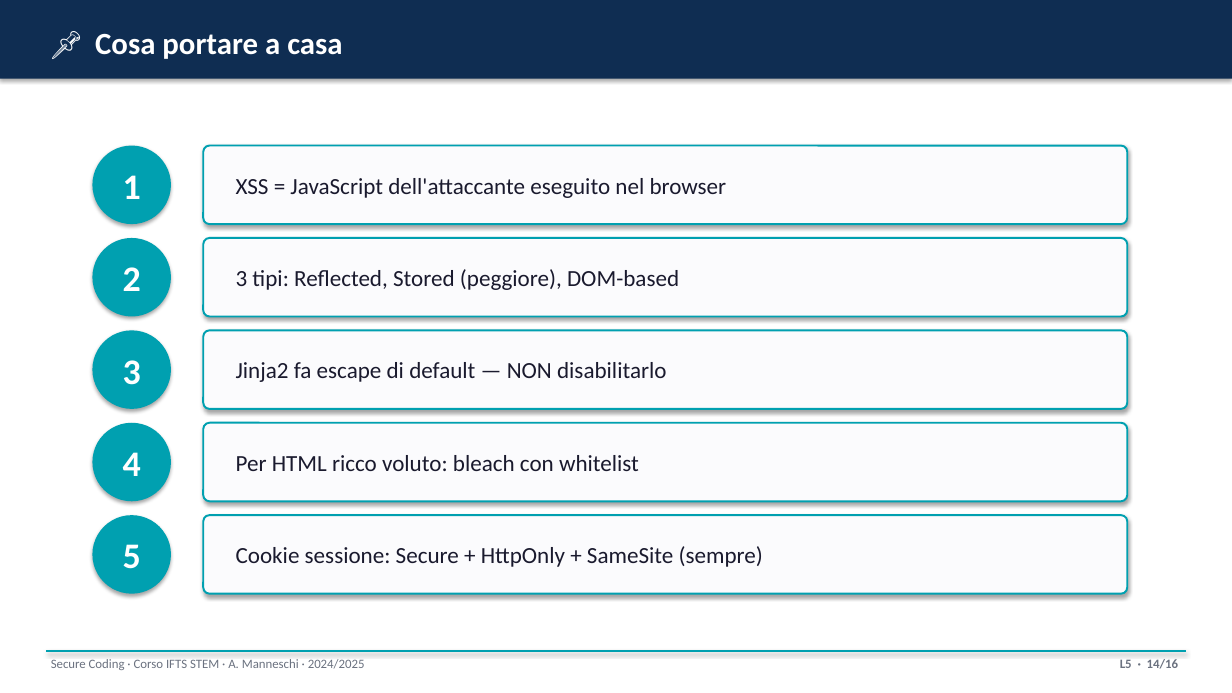
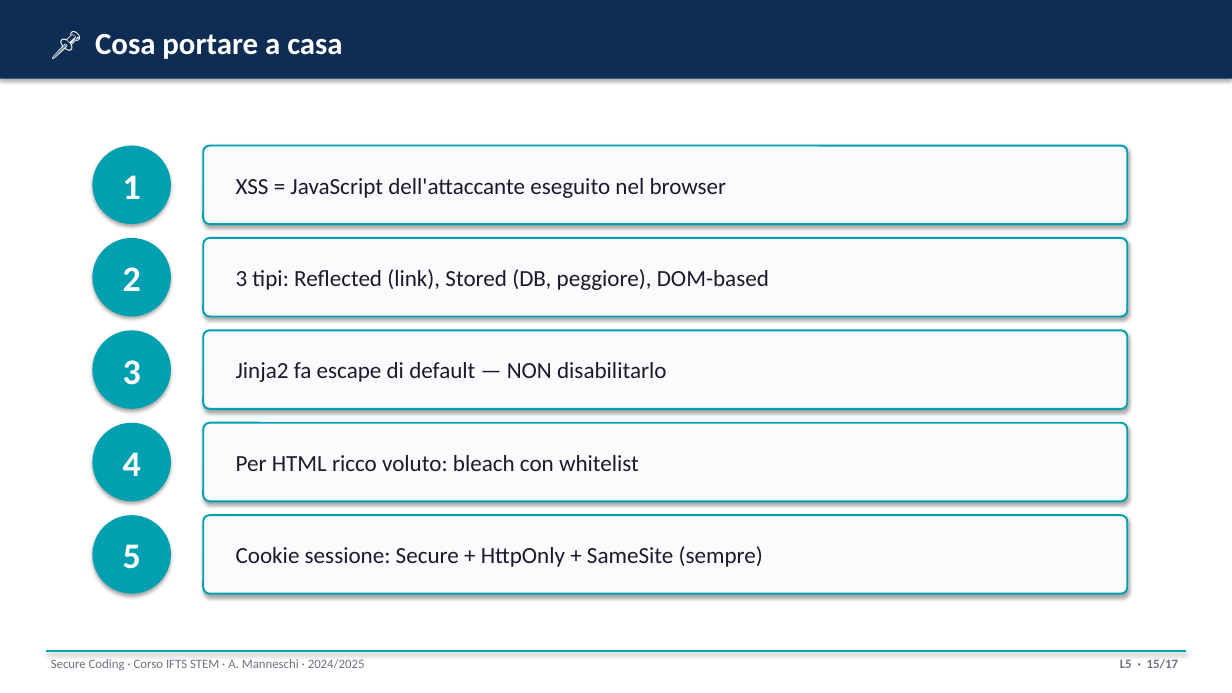
Before and after one commit to ss4i/corso-stem-ifts-secure-coding, a slide deck: slide 15 of docx/slide/L5_xss_header.pptx (slide 14 before the commit). Drawn at 1232x693 pixels with LibreOffice and Linux fonts; fonts in the diff are those of the drawing. Boxes give left, top, right and bottom in pixels: in the first picture for what was removed or moved away, otherwise in the second. Text is boxed around its words. In the diff, an @@ line names an element or a change of style, - is before the commit and + after.

```diff
--- a/docx/slide/L5_xss_header.pptx
+++ b/docx/slide/L5_xss_header.pptx
@@ text at box(236, 269, 769, 290): text changed @@
-3 tipi: Reflected, Stored (peggiore), DOM-based
+3 tipi: Reflected (link), Stored (DB, peggiore), DOM-based
@@ text at box(1120, 659, 1178, 669): text changed @@
-L5 · 14/16
+L5 · 15/17
```
Also in this commit, not shown: 14 other slides changed, 1 slide added, 4 other files.
